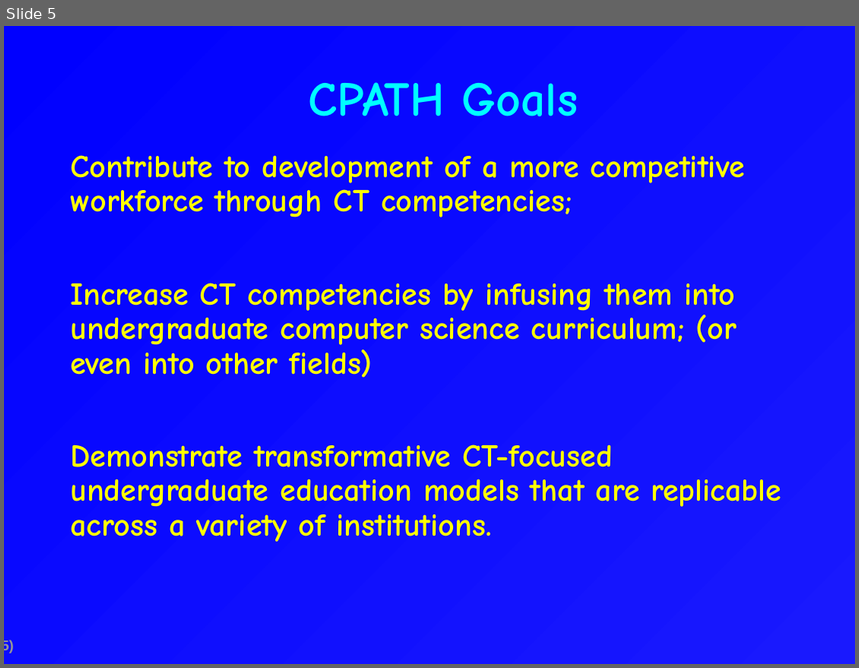
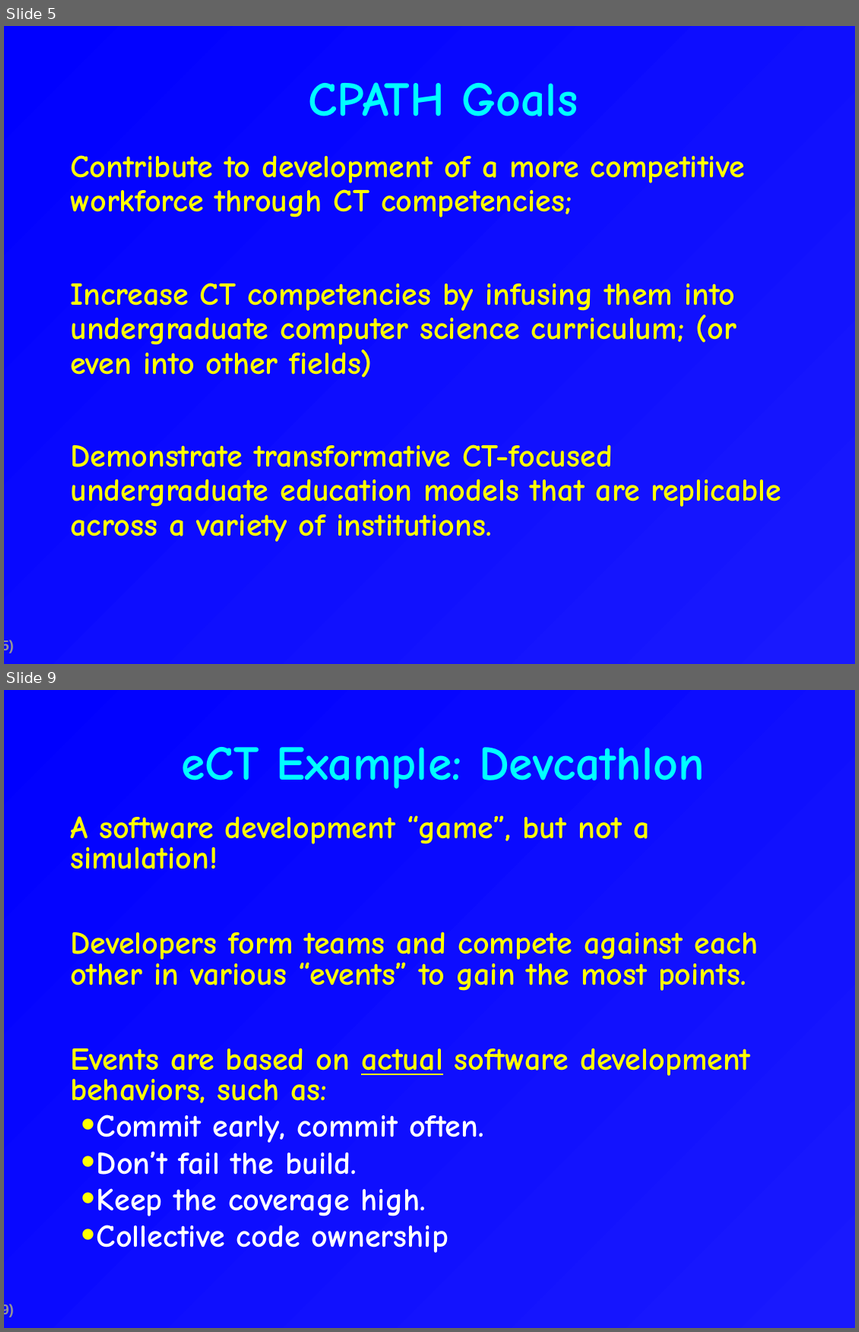
Before and after one commit to csdl/techreports, a slide deck: techreports/09-11/CPATH.Pitch.ppt. Shown one above the other, each under a label of ours: slide 5 before the commit, slides 5 and 9 after it; the slides between them are not shown. The pictures are 859x668 and 859x1332 pixels, drawn with LibreOffice and Linux fonts; fonts in the diff are those of the drawing. Boxes give left, top, right and bottom in pixels: in the first picture for what was removed or moved away, otherwise in the second. Text is boxed around its words. In the diff, an @@ line names an element or a change of style, - is before the commit and + after.

```diff
--- a/techreports/09-11/CPATH.Pitch.ppt
+++ b/techreports/09-11/CPATH.Pitch.ppt
@@ slide 9 added at (x1=4, y1=690, x2=855, y2=1328), background gradient #1919FE to #0000FF; not listed: 1 template element that a slide beside it also shows @@
@@ title added at (x1=181, y1=747, x2=705, y2=789), 41 pt, text #00FFFF, bold @@
+eCT Example: Devcathlon
@@ text added at (x1=70, y1=815, x2=759, y2=1253), 27 pt, text #FFFF00, bold @@
+  A software development “game”, but not a simulation!
+  Developers form teams and compete against each other in various “events” to gain the most points.
+  Events are based on actual software development behaviors, such as:
+  • Commit early, commit often.
+  • Don’t fail the build.
+  • Keep the coverage high.
+  • Collective code ownership
```
Also in this commit, not shown: 2 slides changed, 13 other slides added, 1 slide removed, 1 other file.
